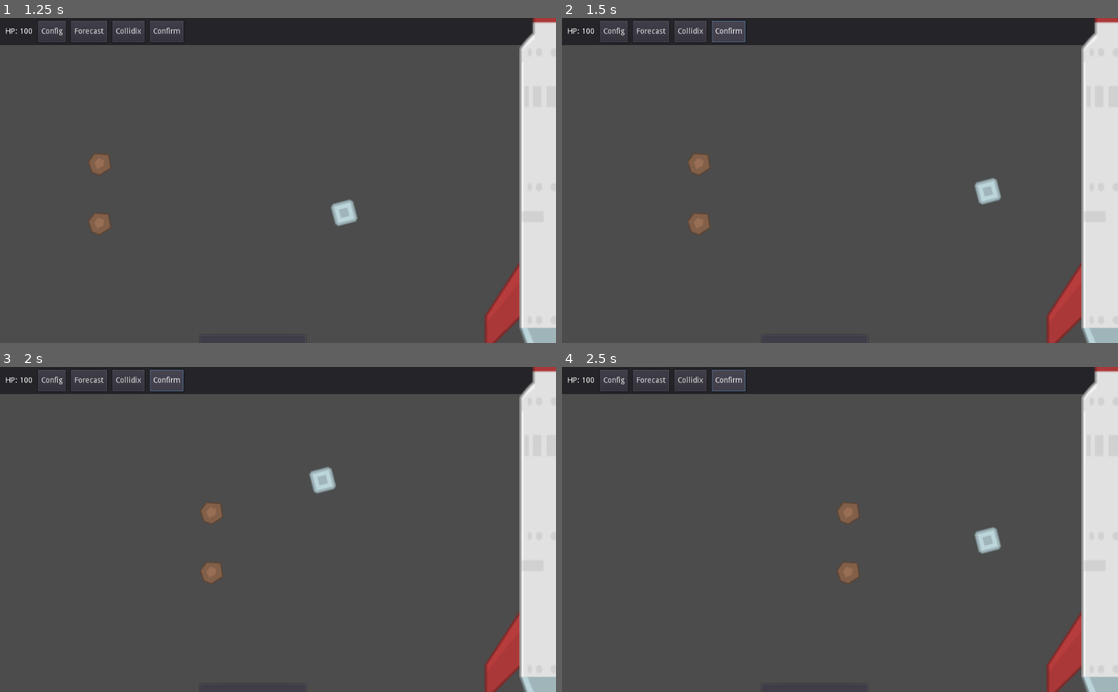
Above: before the commit, frames 1-4 (two rows, left to right).
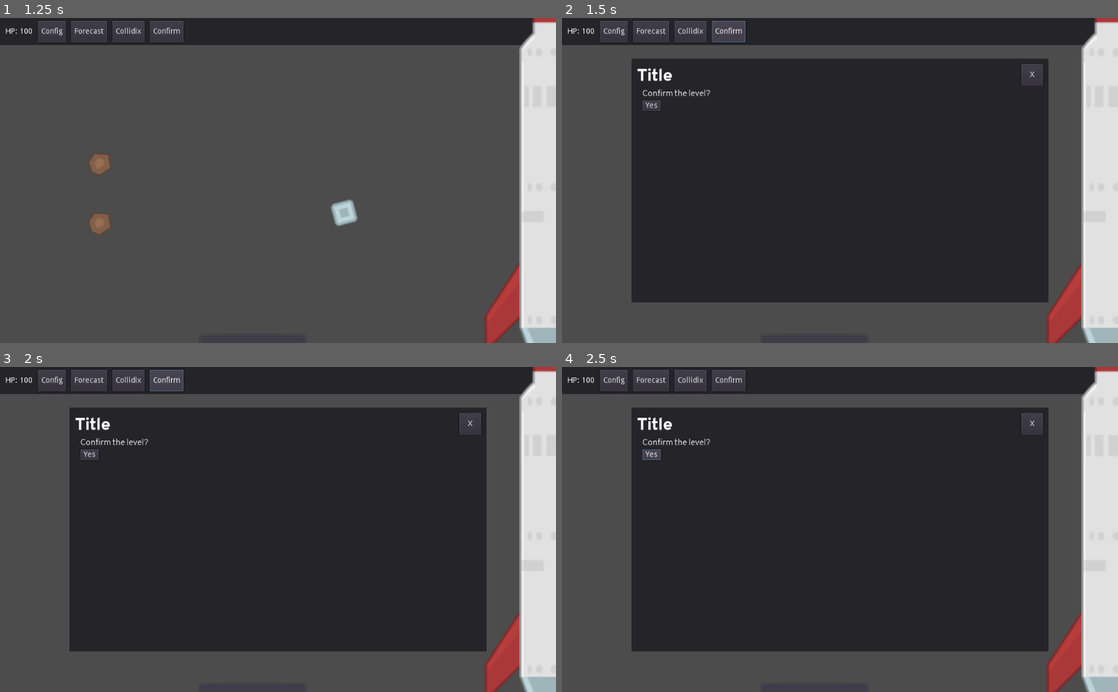
Above: after the commit, the same moments.

Repository: DrgnInventor/celestiarc
Game: Godot game, scene res://scenes/MainMenu.tscn
Two runs of this game, one before a commit and one after it. Both use one fixed random seed, a clock stepped at 60 frames per second and the inputs below.
Inputs:
- Up to frame 1 (1.25 s): click "Play" at 0.5 s
- Up to frame 2 (1.5 s): click "Confirm" at 1.25 s
- Up to frame 3 (2 s): no input
- Up to frame 4 (2.5 s): click "Confirm" (after the commit: "Yes") at 2 s

Frame 1 is identical in both runs. In frame 2, 56% of the frame differs, in the area x 12-88%, y 12-88%; in frame 3, 56%; in frame 4, 56%, in the area x 12-88%, y 0-88%.

Commit message:
Create non-functional ConfirmOverlay

Diff:
--- /dev/null
+++ b/scenes/ConfirmOverlay.tscn
@@ -0,0 +1,30 @@
+[gd_scene load_steps=3 format=2]
+
+[ext_resource path="res://resources/DefaultLabelFont.tres" type="DynamicFont" id=1]
+[ext_resource path="res://scenes/BaseOverlay.tscn" type="PackedScene" id=2]
+
+[node name="ConfirmOverlay" instance=ExtResource( 2 )]
+
+[node name="Content" parent="Panel/VBoxContainer" index="1"]
+margin_bottom = 97.0
+
+[node name="Nothing" parent="Panel/VBoxContainer/Content" index="0"]
+margin_bottom = 43.0
+
+[node name="VBoxContainer" type="VBoxContainer" parent="Panel/VBoxContainer/Content" index="1"]
+margin_left = 20.0
+margin_right = 748.0
+margin_bottom = 43.0
+
+[node name="ConfirmLabel" type="Label" parent="Panel/VBoxContainer/Content/VBoxContainer" index="0"]
+margin_right = 728.0
+margin_bottom = 19.0
+custom_fonts/font = ExtResource( 1 )
+text = "Confirm the level?"
+
+[node name="ConfirmButton" type="Button" parent="Panel/VBoxContainer/Content/VBoxContainer" index="1"]
+margin_top = 23.0
+margin_right = 34.0
+margin_bottom = 43.0
+size_flags_horizontal = 0
+text = "Yes"
--- a/scenes/Main.tscn
+++ b/scenes/Main.tscn
@@ -7,6 +7,7 @@
 [ext_resource path="res://scenes/HUD.tscn" type="PackedScene" id=5]
 [ext_resource path="res://scenes/CollidixOverlay.tscn" type="PackedScene" id=6]
 [ext_resource path="res://scenes/ConfigOverlay.tscn" type="PackedScene" id=7]
+[ext_resource path="res://scenes/ConfirmOverlay.tscn" type="PackedScene" id=8]
 
 [node name="Main" type="Node2D"]
 script = ExtResource( 2 )
@@ -35,3 +36,6 @@
 
 [node name="CollidixOverlay" parent="Overlays" instance=ExtResource( 6 )]
 visible = false
+
+[node name="ConfirmOverlay" parent="Overlays" instance=ExtResource( 8 )]
+visible = false
--- a/scripts/HUD.gd
+++ b/scripts/HUD.gd
@@ -2,15 +2,18 @@
 
 signal config_button_pressed
 signal collidix_button_pressed
+signal confirm_button_pressed
 const collidix_overlay = preload("res://scenes/CollidixOverlay.tscn")
 onready var hp_label = $Panel/HBoxContainer/HpLabel
 onready var config_button = $Panel/HBoxContainer/ConfigButton
 onready var collidix_button = $Panel/HBoxContainer/CollidixButton
+onready var confirm_button = $Panel/HBoxContainer/ConfirmButton
 
 
 func _ready():
 	collidix_button.connect("pressed", self, "_on_collidix_button_pressed")
 	config_button.connect("pressed", self, "_on_config_button_pressed")
+	confirm_button.connect("pressed", self, "_on_confirm_button_pressed")
 
 
 func _on_config_button_pressed():
@@ -21,5 +24,9 @@
 	emit_signal("collidix_button_pressed")
 
 
+func _on_confirm_button_pressed():
+	emit_signal("confirm_button_pressed")
+
+
 func set_hp_label(hp: int) -> void:
 	hp_label.text = "HP: %03d" % hp
--- a/scripts/main.gd
+++ b/scripts/main.gd
@@ -8,6 +8,7 @@
 onready var meteor_platform_table = $MeteorPlatformTable
 onready var config_overlay = $Overlays/ConfigOverlay
 onready var collidix_overlay = $Overlays/CollidixOverlay
+onready var confirm_overlay = $Overlays/ConfirmOverlay
 
 
 func _ready():
@@ -15,6 +16,7 @@
 	space_station.connect("hp_change", self, "_on_space_station_hp_change")
 	hud.connect("collidix_button_pressed", self, "_on_collidix_button_pressed")
 	hud.connect("config_button_pressed", self, "_on_config_button_pressed")
+	hud.connect("confirm_button_pressed", self, "_on_confirm_button_pressed")
 	# warning-ignore:unused_variable
 	var meteors = [
 		add_meteor(Vector2(0, 40), 50),
@@ -47,6 +49,10 @@
 
 func _on_collidix_button_pressed() -> void:
 	collidix_overlay.visible = !collidix_overlay.visible
+
+
+func _on_confirm_button_pressed() -> void:
+	confirm_overlay.visible = !confirm_overlay.visible
 
 
 func add_meteor(pos: Vector2, v: int) -> KinematicBody2D:
Not shown: 1 places in scenes/Main.tscn that only renumber resources
